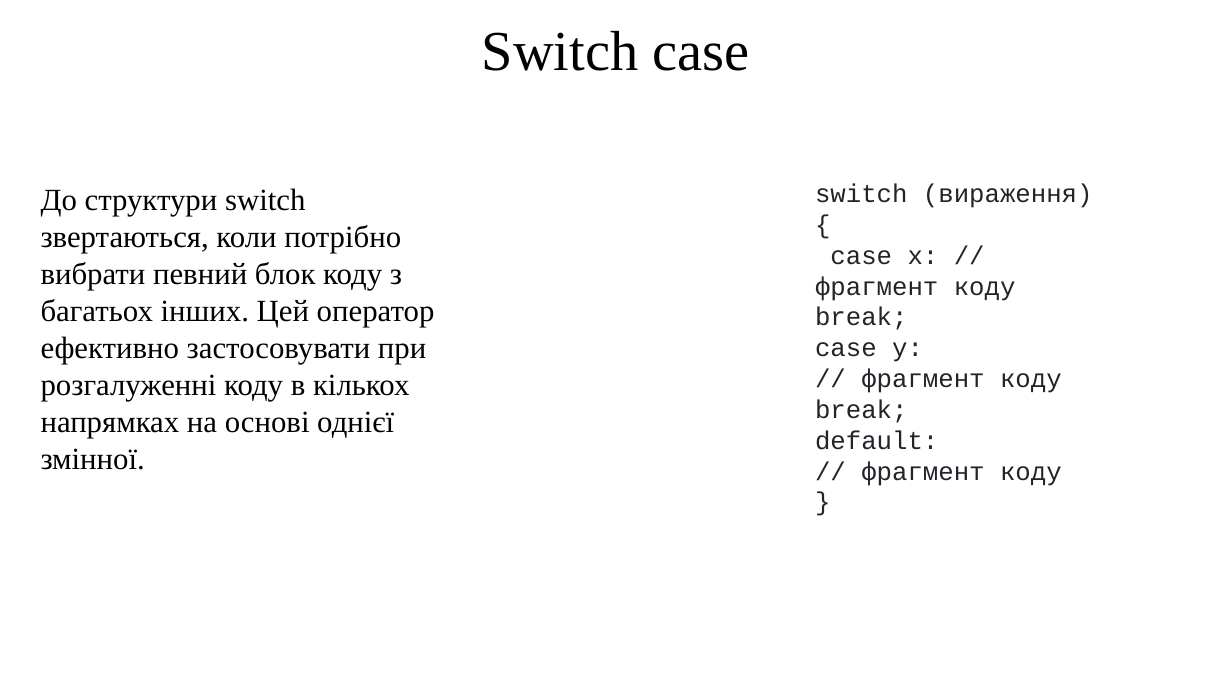
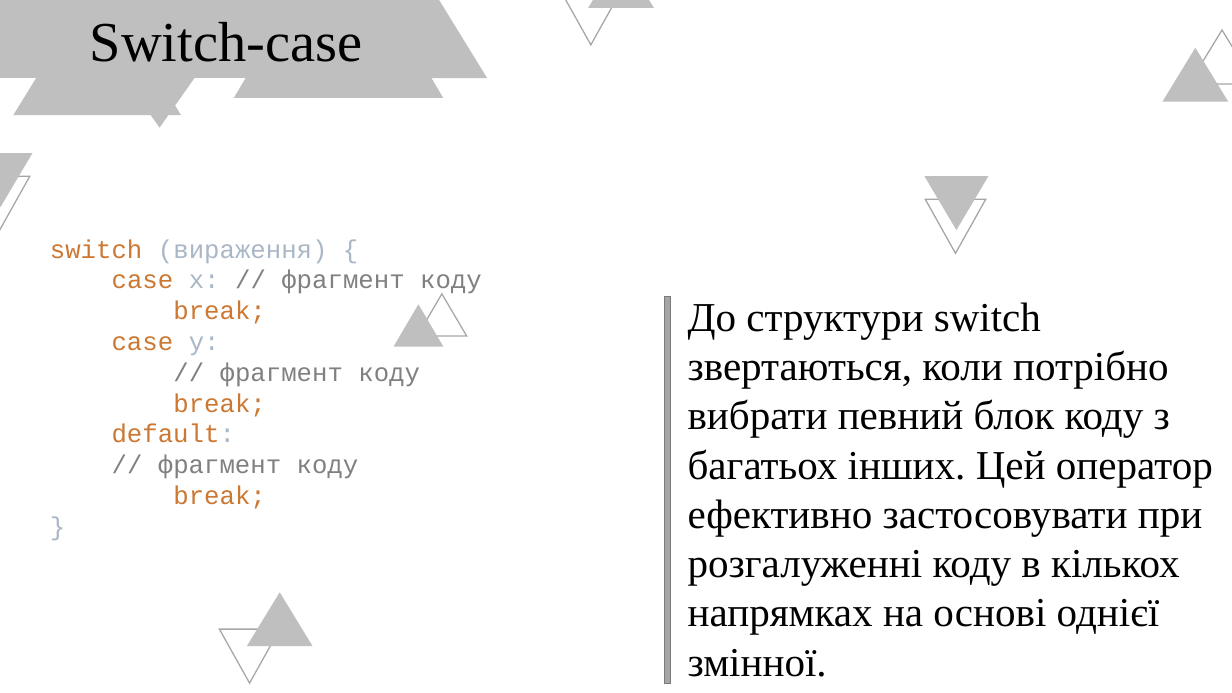
Before and after one commit to arg3ntuum/JavaCourse, a slide deck: slide 6 of Java Урок 3 ifelse switch.pptx (slide 7 before the commit). Drawn at 1232x693 pixels with LibreOffice and Linux fonts; fonts in the diff are those of the drawing. Boxes give left, top, right and bottom in pixels: in the first picture for what was removed or moved away, otherwise in the second. Text is boxed around its words. In the diff, an @@ line names an element or a change of style, - is before the commit and + after.

```diff
--- a/Java Урок 3 ifelse switch.pptx
+++ b/Java Урок 3 ifelse switch.pptx
@@ triangle added at [0, 0, 71, 78], fill #BFBFBF @@
@@ triangle added at [0, 0, 126, 51], fill #BFBFBF @@
@@ triangle added at [13, 0, 180, 115], fill #BFBFBF @@
@@ triangle added at [69, 0, 250, 128], fill #BFBFBF @@
@@ triangle added at [84, 0, 251, 46], fill #BFBFBF @@
@@ text at [90, 22, 363, 62]: text changed @@
-Switch case
+Switch-case
@@ triangle added at [175, 0, 342, 78], fill #BFBFBF @@
@@ triangle added at [234, 0, 444, 98], fill #BFBFBF @@
@@ triangle added at [320, 0, 487, 78], fill #BFBFBF @@
@@ triangle added at [561, 0, 621, 44], outline #A6A6A6 1 pt @@
@@ triangle added at [588, 0, 653, 7], fill #BFBFBF @@
@@ triangle added at [1163, 48, 1228, 102], fill #BFBFBF @@
@@ triangle added at [1189, 30, 1232, 83], outline #A6A6A6 1 pt @@
@@ triangle added at [0, 177, 30, 230], outline #A6A6A6 1 pt @@
@@ triangle added at [0, 153, 32, 207], fill #BFBFBF @@
@@ triangle added at [925, 177, 989, 230], fill #BFBFBF @@
@@ triangle added at [925, 200, 985, 253], outline #A6A6A6 1 pt @@
@@ text at [50, 239, 482, 509]: text changed; text colour #212529 to #808080 @@
-switch (вираження) {
-case x: // фрагмент коду
-break;
-case y:
-// фрагмент коду
-break;
-default:
-// фрагмент коду
-}
+switch (вираження) {
+case x: // фрагмент коду
+break;
+case y:
+// фрагмент коду
+break;
+default:
+// фрагмент коду
+break;
+}
@@ triangle added at [417, 294, 467, 336], outline #A6A6A6 1 pt @@
@@ rectangle added at [665, 297, 670, 684], fill #A5A5A5, outline #7A7A7A 1 pt @@
@@ text "До структури switch звертаються, коли ...": place and size @@
-text "До структури switch звертаються, коли ..." at [41, 188, 435, 470]
+text "До структури switch звертаються, коли ..." at [688, 302, 1213, 677]
@@ text "До структури switch звертаються, коли ..." at [688, 302, 1213, 677]: size 24 to 32 pt @@
@@ triangle added at [394, 304, 444, 347], fill #BFBFBF @@
@@ triangle added at [247, 592, 312, 646], fill #BFBFBF @@
@@ triangle added at [219, 629, 279, 683], outline #A6A6A6 1 pt @@
```
Also in this commit, not shown: 12 other slides changed, 2 slides added, 2 slides removed.
